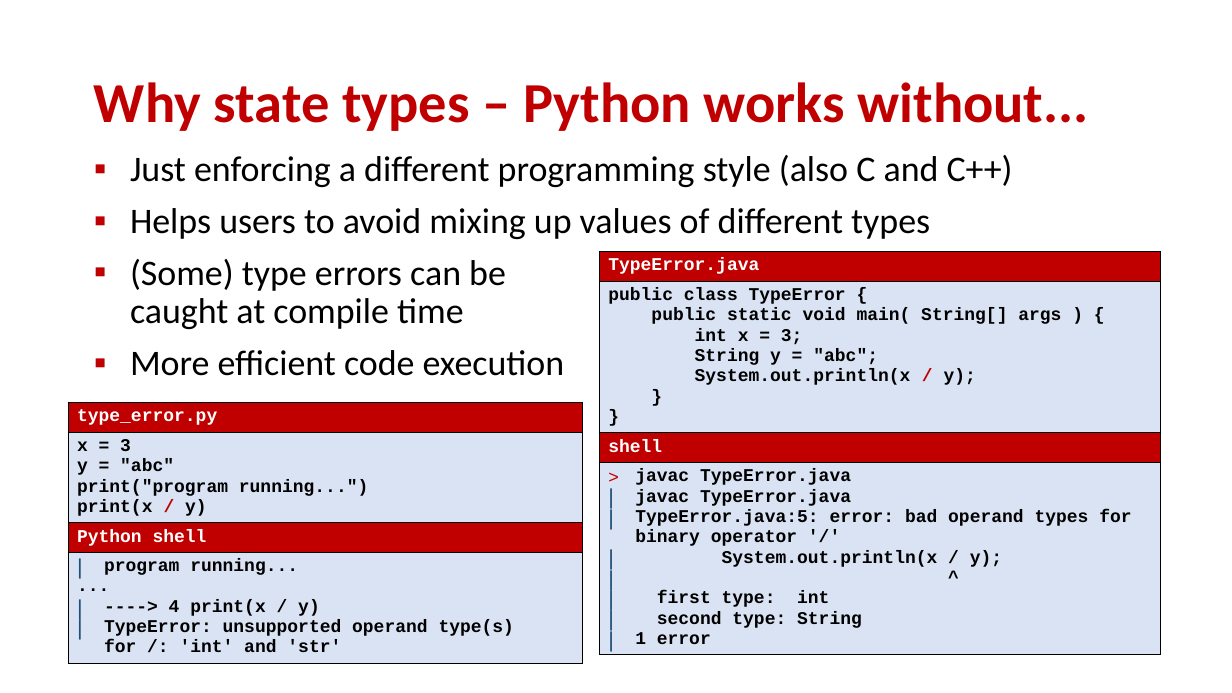
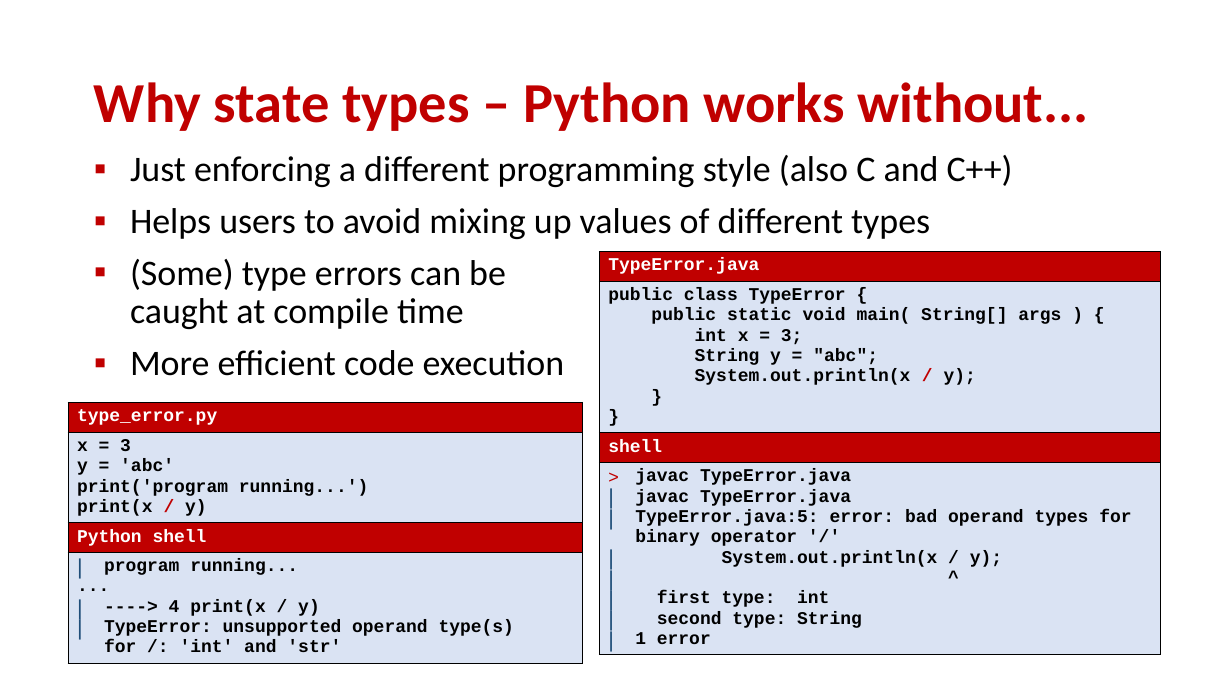
Before and after one commit to gsbrodal/gsbrodal.github.io, a slide deck: slide 11 of ipsa/slides/java.pptx. Drawn at 1232x693 pixels with LibreOffice and Linux fonts; fonts in the diff are those of the drawing. Boxes give left, top, right and bottom in pixels: in the first picture for what was removed or moved away, otherwise in the second. Text is boxed around its words. In the diff, an @@ line names an element or a change of style, - is before the commit and + after.

```diff
--- a/ipsa/slides/java.pptx
+++ b/ipsa/slides/java.pptx
@@ table at [67, 402, 582, 677] @@
@@ row 2, column 1: "x = 3 / y = "abc" / print("program running...") / print(x / y)" to "x = 3 / y = 'abc' / print('program running...') / print(x / y)" @@
```
Also in this commit, not shown: 4 other slides changed, 3 other files.
